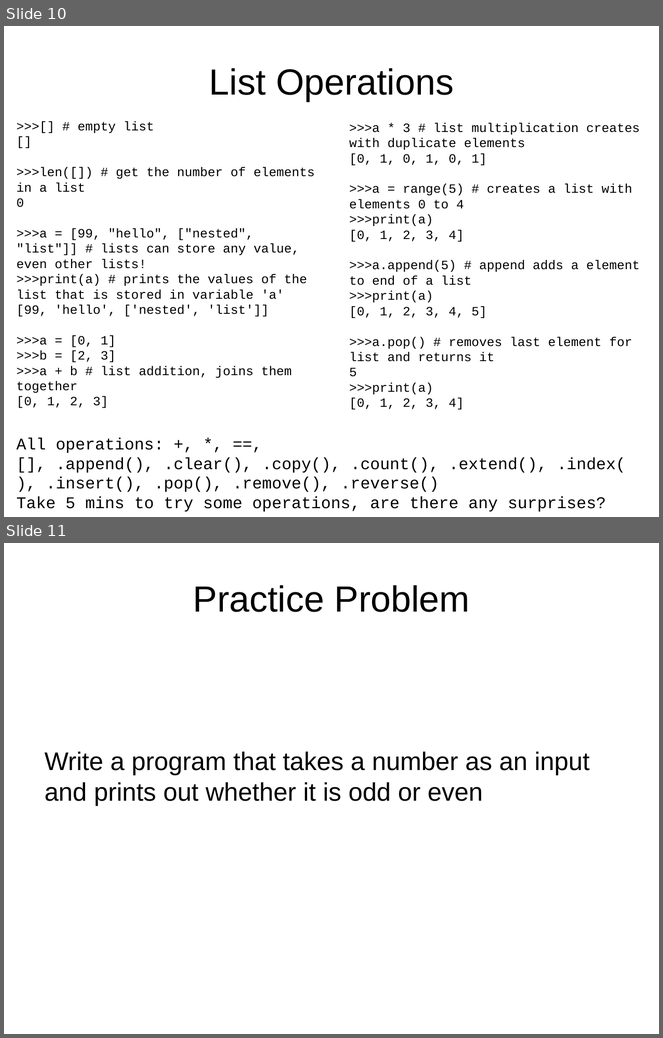
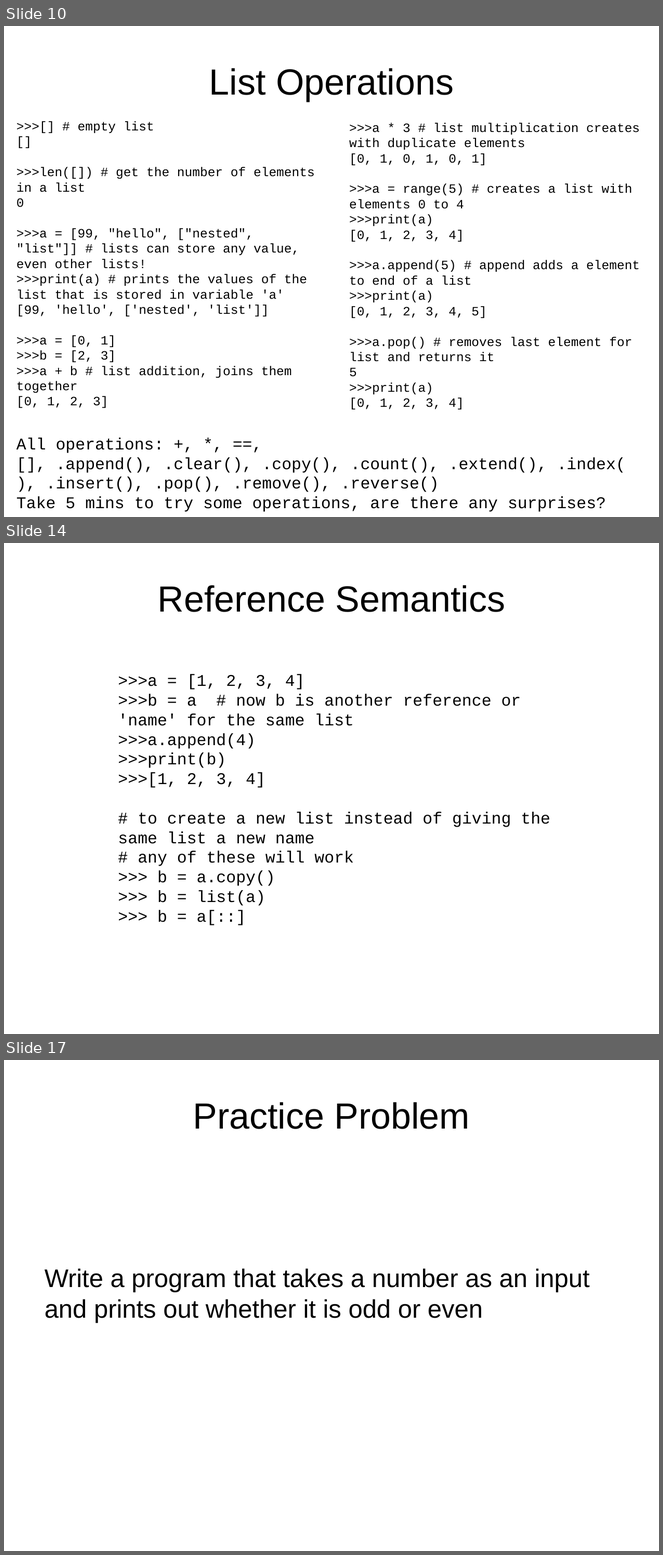
Before and after one commit to jyesselm/Chem991E, a slide deck: 01_introduction_to_python/slides.pptx. Shown one above the other, each under a label of ours: slides 10 and 11 before the commit, slides 10, 14 and 17 after it; the slides between them are not shown. The pictures are 663x1038 and 663x1555 pixels, drawn with LibreOffice and Linux fonts; fonts in the diff are those of the drawing. Boxes give left, top, right and bottom in pixels: in the first picture for what was removed or moved away, otherwise in the second. Text is boxed around its words. In the diff, an @@ line names an element or a change of style, - is before the commit and + after.

```diff
--- a/01_introduction_to_python/slides.pptx
+++ b/01_introduction_to_python/slides.pptx
@@ slide 14 added at box(4, 543, 659, 1034), background #FFFFFF @@
@@ title added at box(158, 585, 506, 612), 40 pt, text #000000 @@
+Reference Semantics
@@ text added at box(118, 674, 551, 926), 18 pt, text #000000 @@
+>>>a = [1, 2, 3, 4]
+>>>b = a # now b is another reference or 'name' for the same list
+>>>a.append(4)
+>>>print(b)
+>>>[1, 2, 3, 4]
+# to create a new list instead of giving the same list a new name
+# any of these will work
+>>> b = a.copy()
+>>> b = list(a)
+>>> b = a[::]
@@ what was slide 11 is now slide 17 @@
```
Also in this commit, not shown: 5 other slides added, 3 other files.
